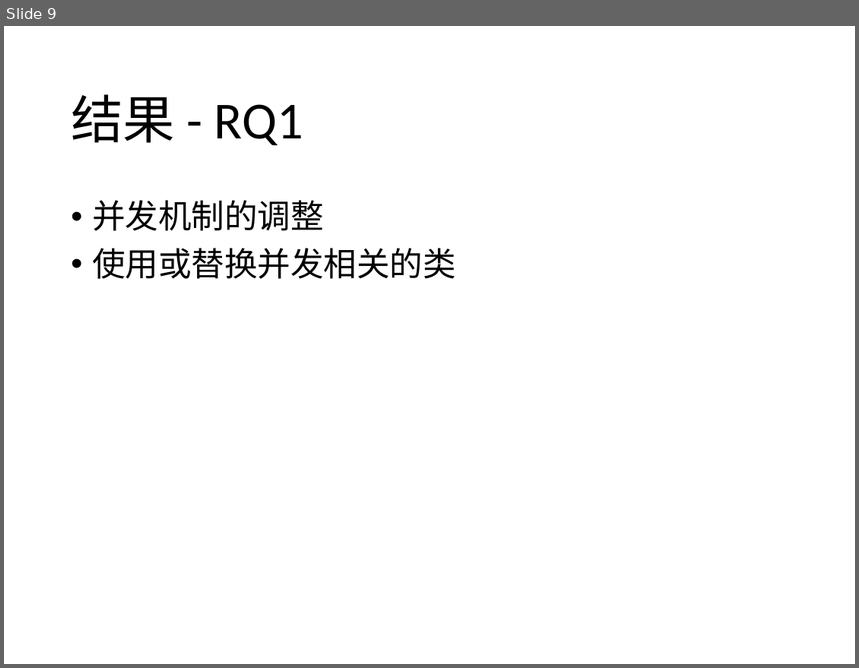
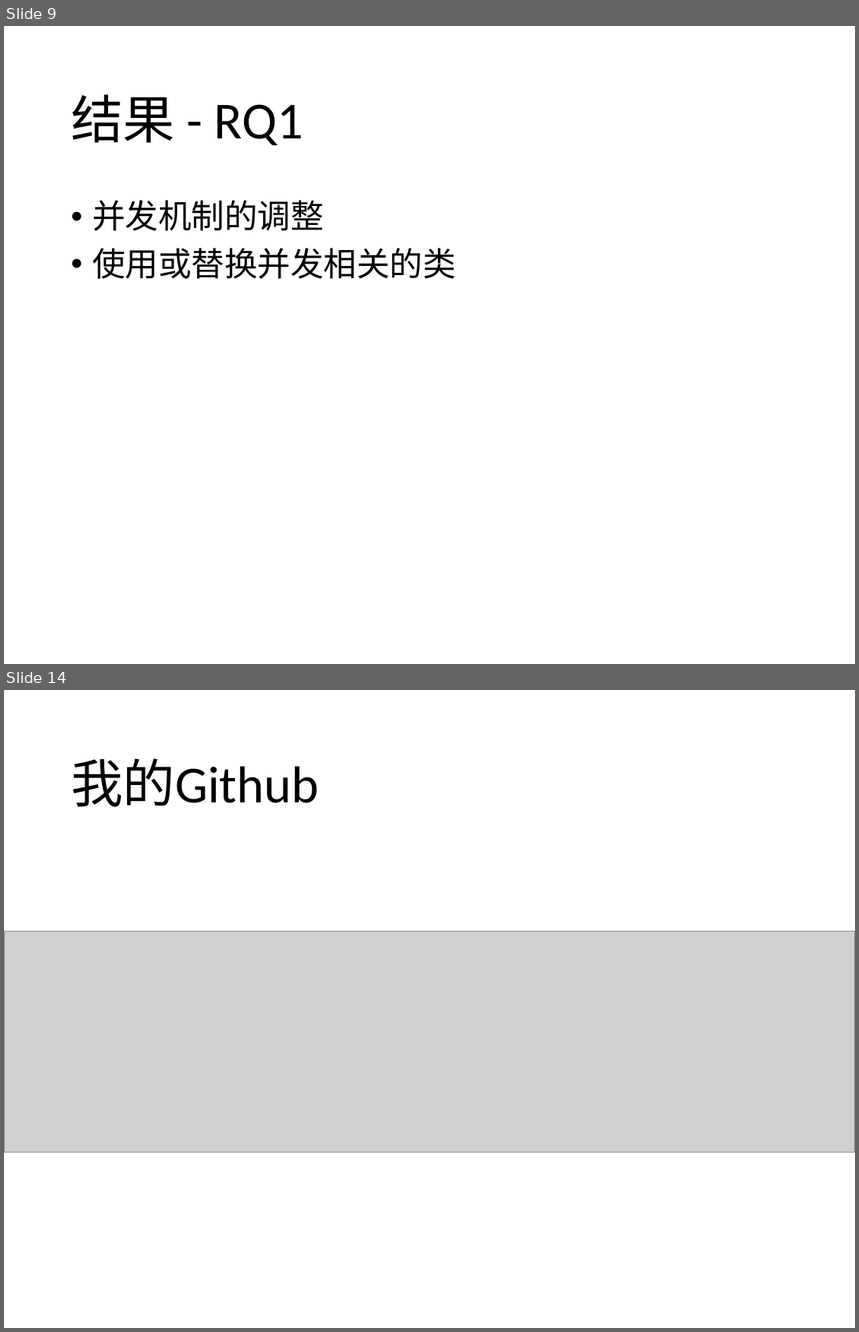
Before and after one commit to qwordy/Research, a slide deck: bishe/理解并发程序修改模式.pptx. Shown one above the other, each under a label of ours: slide 9 before the commit, slides 9 and 14 after it; the slides between them are not shown. The pictures are 859x668 and 859x1332 pixels, drawn with LibreOffice and Linux fonts; fonts in the diff are those of the drawing; grey boxes stand for pictures. Boxes give left, top, right and bottom in pixels: in the first picture for what was removed or moved away, otherwise in the second. Text is boxed around its words. In the diff, an @@ line names an element or a change of style, - is before the commit and + after.

```diff
--- a/bishe/理解并发程序修改模式.pptx
+++ b/bishe/理解并发程序修改模式.pptx
@@ slide 14 added at <box>4,690,855,1328</box>, background #FFFFFF @@
@@ title added at <box>71,758,319,807</box>, 44 pt, text #000000 @@
+我的Github
@@ picture added at <box>4,932,855,1152</box> @@
```
Also in this commit, not shown: 8 slides changed, 1 other slide added, 1 slide removed.
